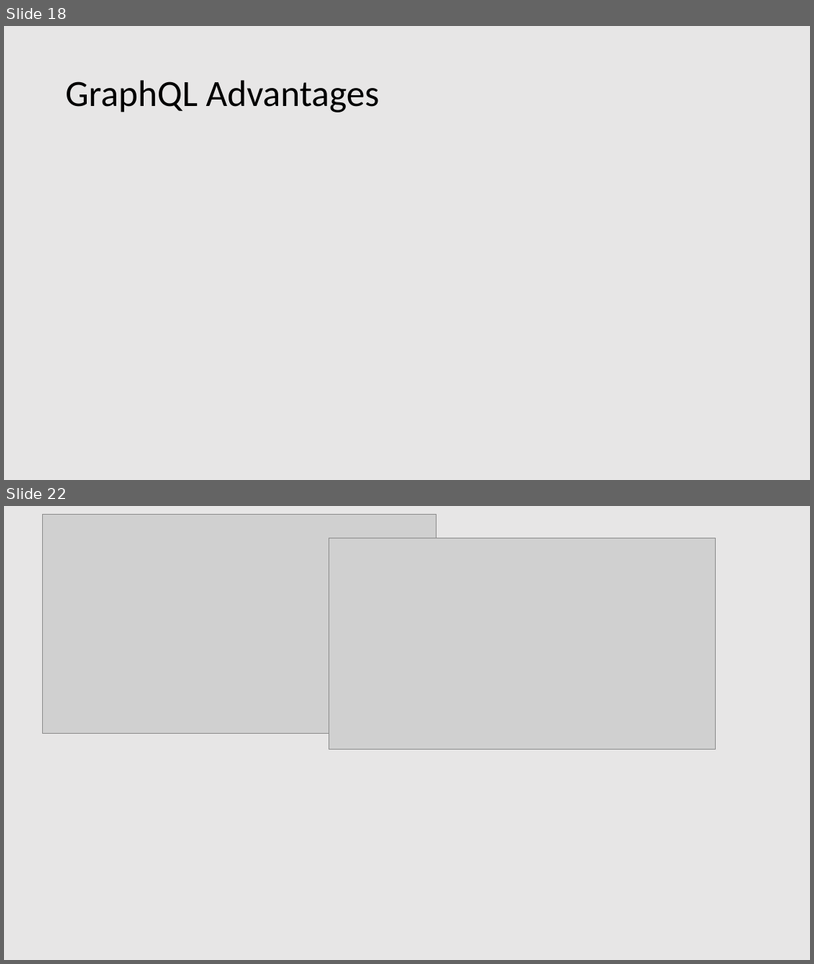
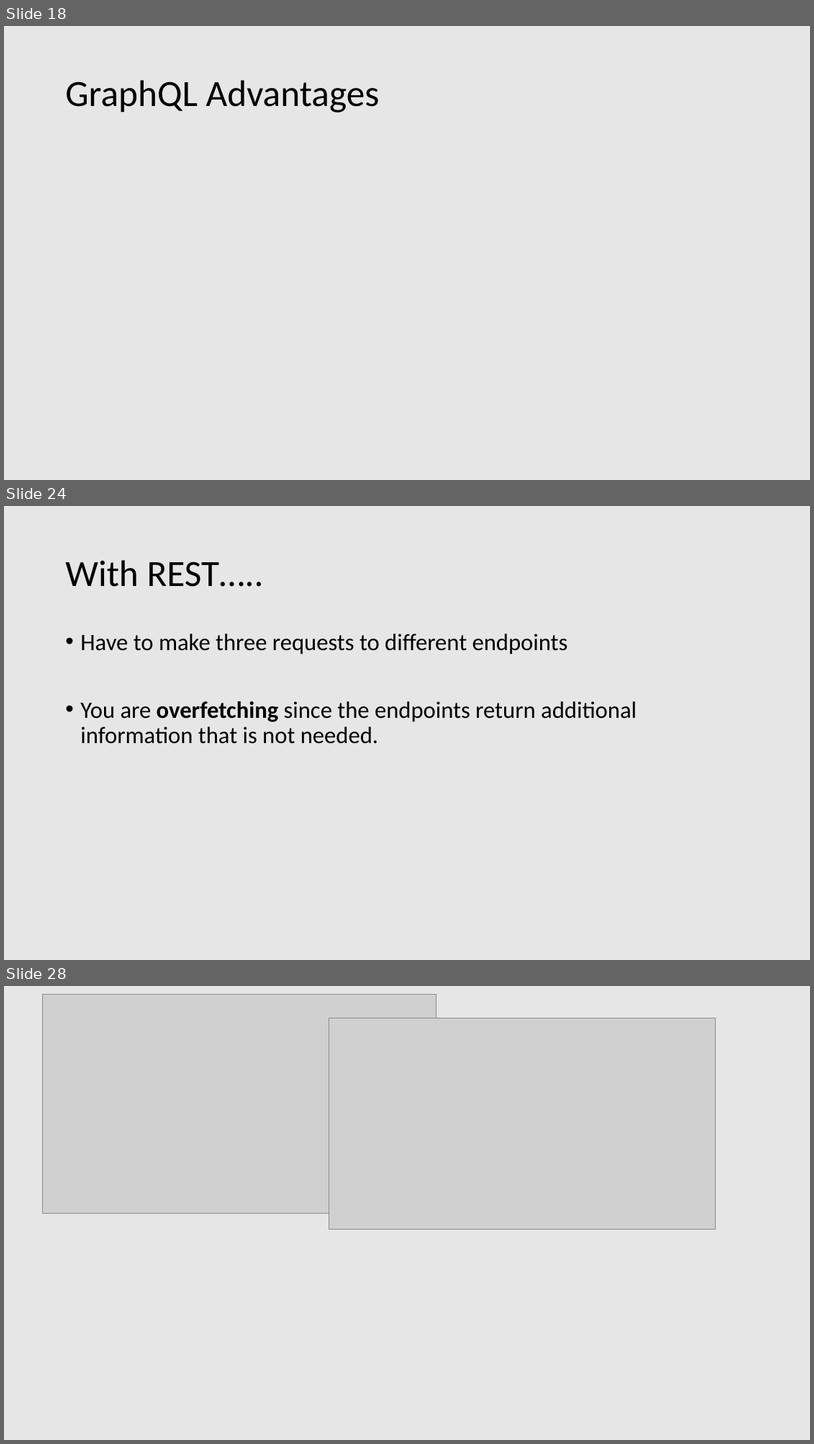
Before and after one commit to patelg123/graphql-presentation, a slide deck: current.pptx. Shown one above the other, each under a label of ours: slides 18 and 22 before the commit, slides 18, 24 and 28 after it; the slides between them are not shown. The pictures are 814x964 and 814x1444 pixels, drawn with LibreOffice and Linux fonts; fonts in the diff are those of the drawing; grey boxes stand for pictures. Boxes give left, top, right and bottom in pixels: in the first picture for what was removed or moved away, otherwise in the second. Text is boxed around its words. In the diff, an @@ line names an element or a change of style, - is before the commit and + after.

```diff
--- a/current.pptx
+++ b/current.pptx
@@ slide 24 added at (4, 506, 810, 960), background #E7E6E6 @@
@@ title added at (65, 560, 264, 587), 44 pt, text #000000 @@
+With REST…..
@@ text added at (80, 633, 637, 744), 28 pt, text #000000 @@
+• Have to make three requests to different endpoints
+• You are overfetching since the endpoints return additional information that is not needed.
@@ what was slide 22 is now slide 28 @@
```
Also in this commit, not shown: 8 other slides added, 3 slides removed, 1 other file.
